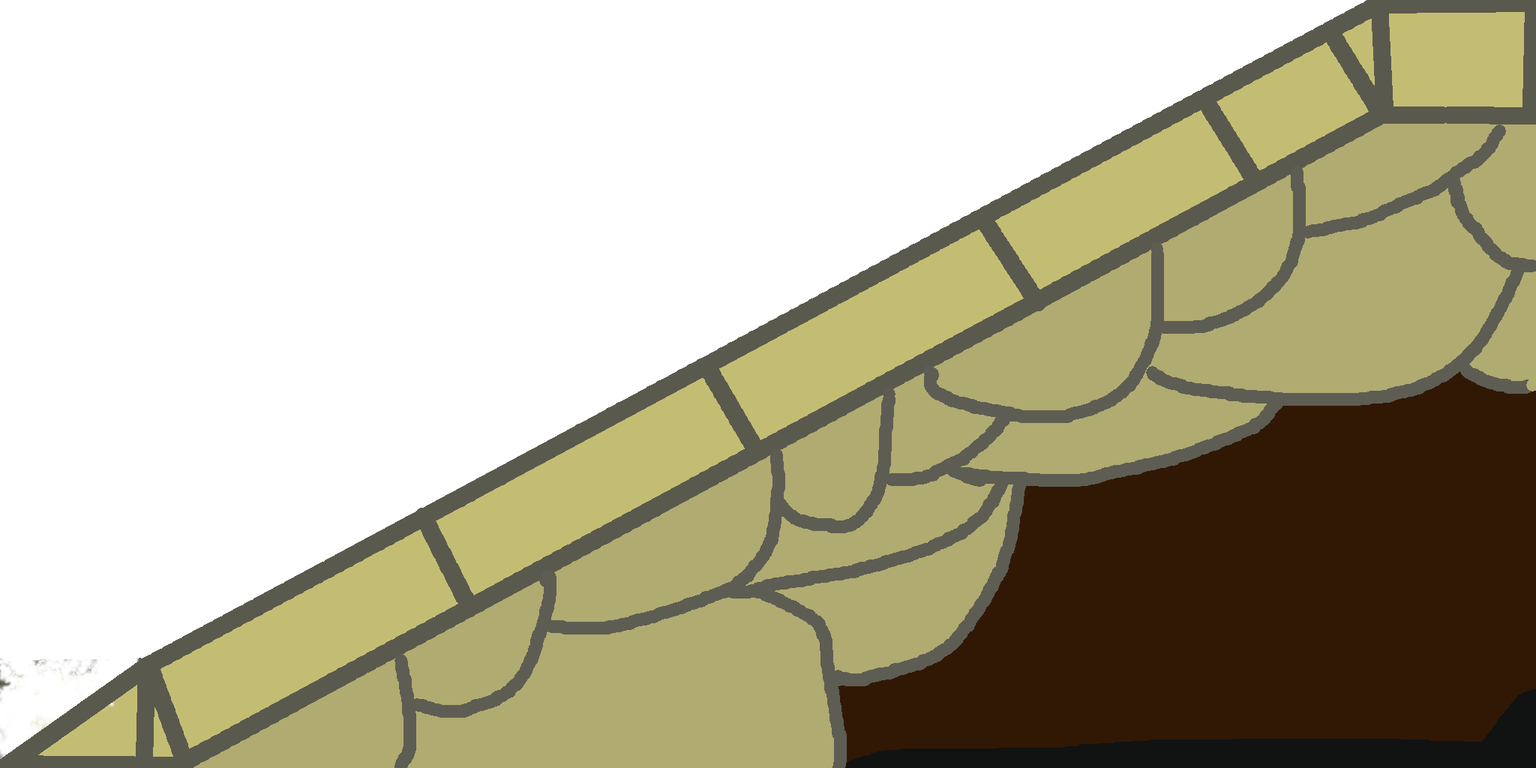
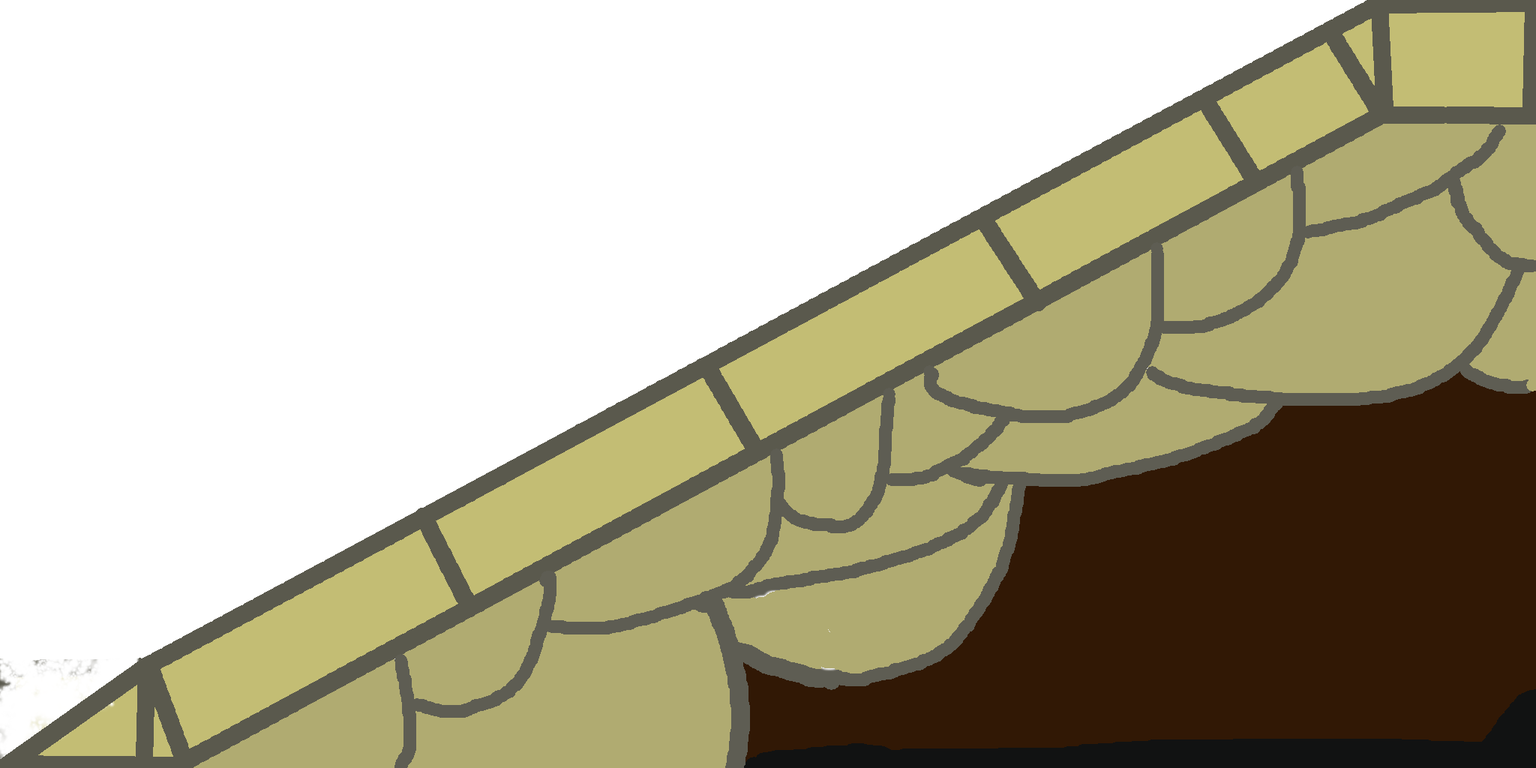
Comparing the layer stacks of the two 1536px x 768px images. Changes:
painted on "Hintergrund" over [695, 589, 891, 768]
